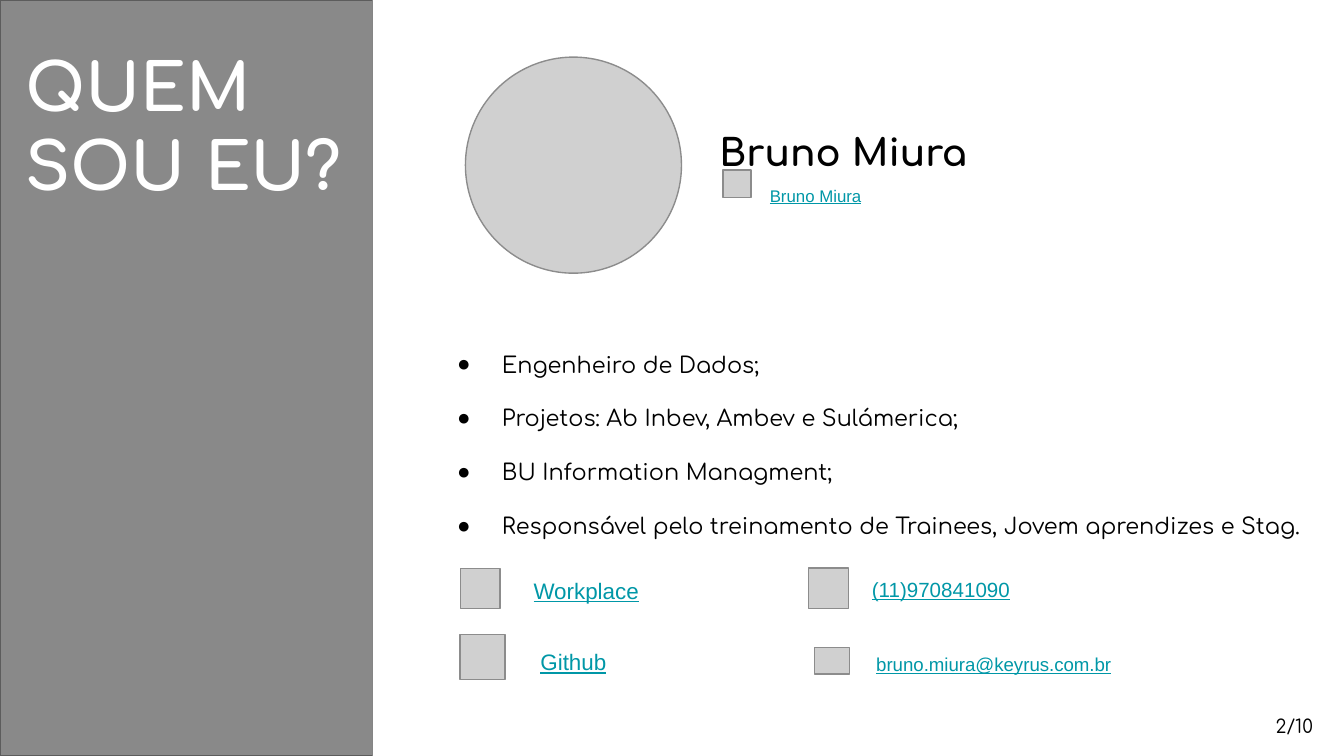
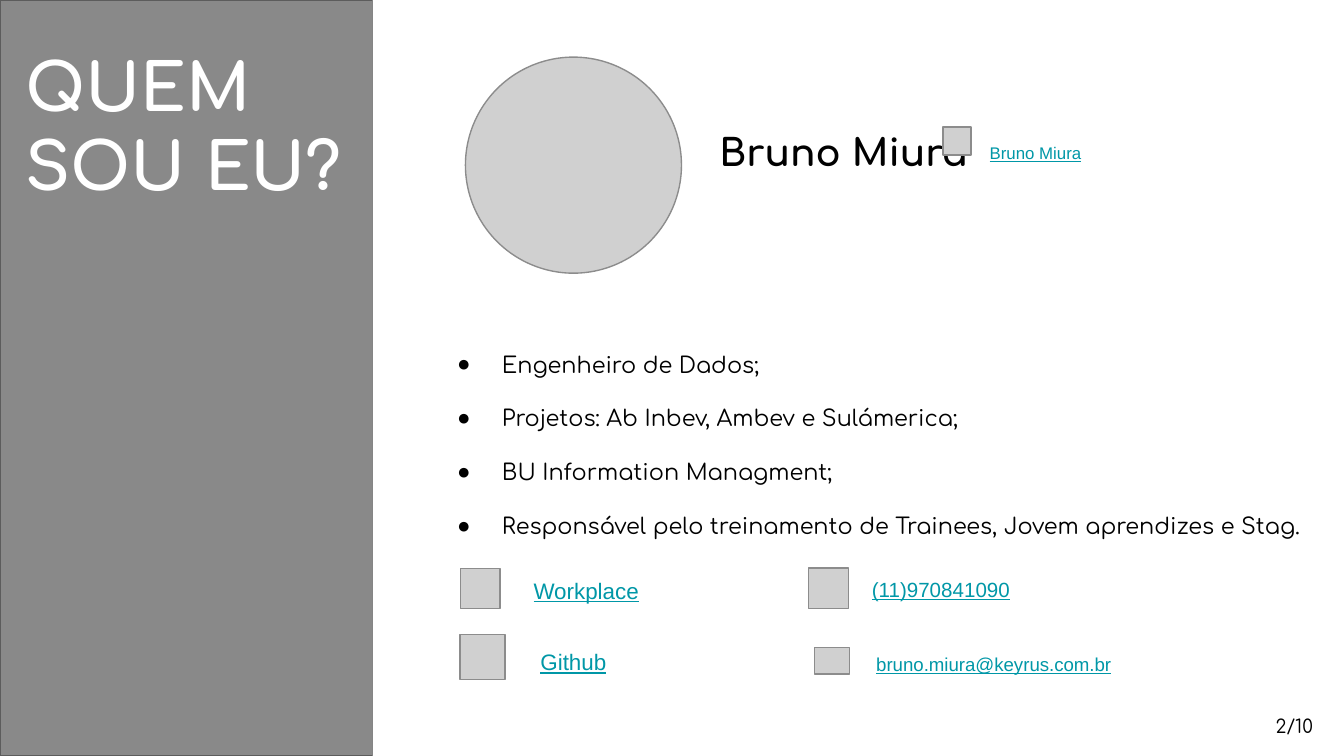
Before and after one commit to MiuraBruno/Curso_python_turma2, a slide deck: slide 2 of _DOCUMENTOS/Treinamento Pynton.pptx. Drawn at 1344x756 pixels with LibreOffice and Linux fonts; fonts in the diff are those of the drawing; grey boxes stand for pictures. Boxes give left, top, right and bottom in pixels: in the first picture for what was removed or moved away, otherwise in the second. Text is boxed around its words. In the diff, an @@ line names an element or a change of style, - is before the commit and + after.

```diff
--- a/_DOCUMENTOS/Treinamento Pynton.pptx
+++ b/_DOCUMENTOS/Treinamento Pynton.pptx
@@ text "Bruno Miura": place and size @@
-text "Bruno Miura" at box(770, 190, 861, 204)
+text "Bruno Miura" at box(990, 146, 1081, 162)
@@ picture: place and size @@
-picture at box(723, 169, 751, 198)
+picture at box(943, 128, 972, 156)
```
Also in this commit, not shown: 2 other slides changed, 4 other files.
